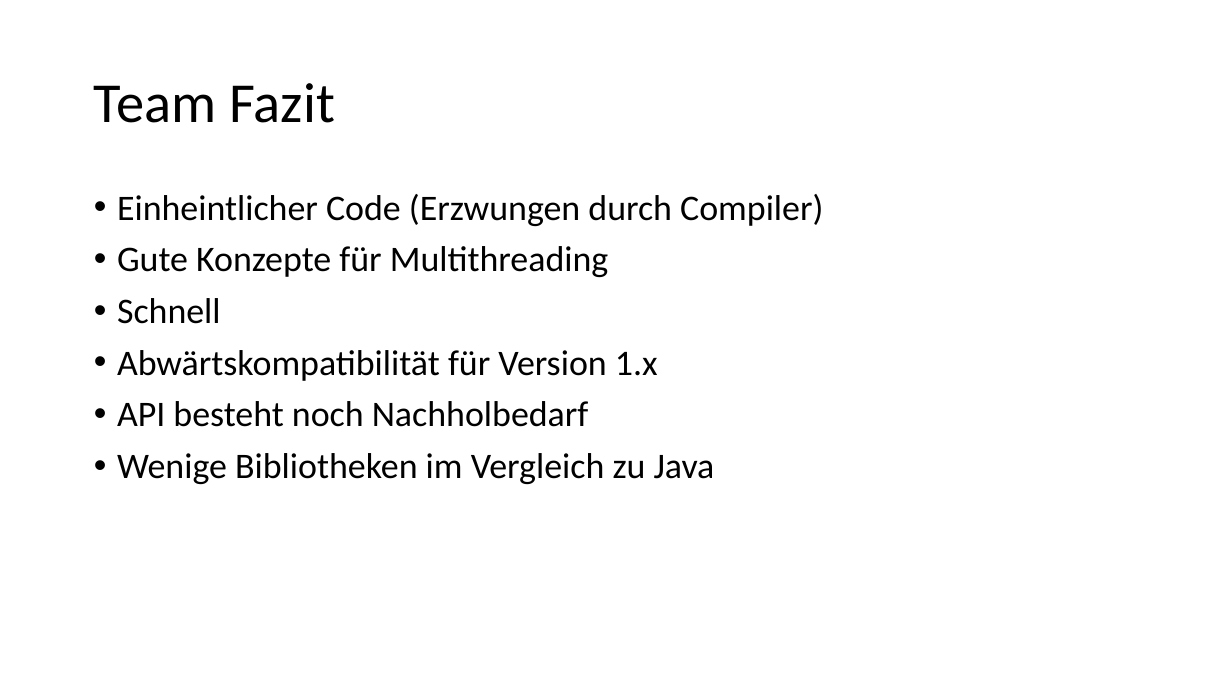
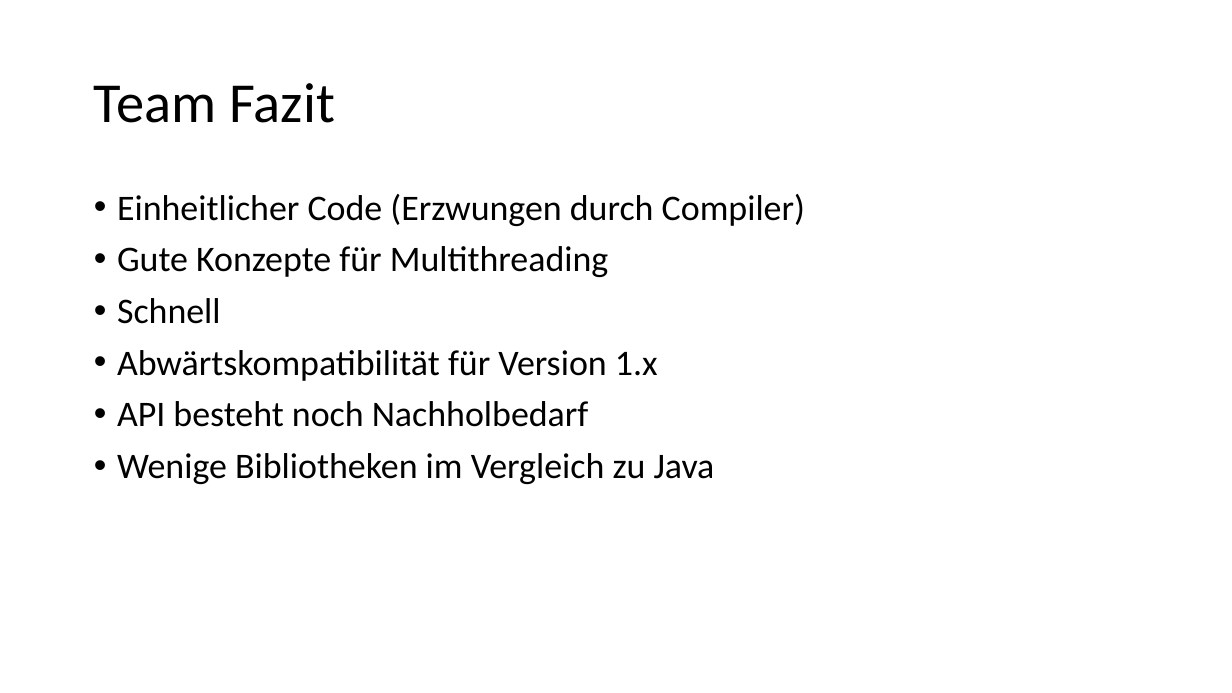
Before and after one commit to WicSan/pcp_go, a slide deck: slide 4 of Go_2018.pptx. Drawn at 1232x693 pixels with LibreOffice and Linux fonts; fonts in the diff are those of the drawing. Boxes give left, top, right and bottom in pixels: in the first picture for what was removed or moved away, otherwise in the second. Text is boxed around its words. In the diff, an @@ line names an element or a change of style, - is before the commit and + after.

Commit message:
added fazit

```diff
--- a/Go_2018.pptx
+++ b/Go_2018.pptx
@@ text at (117, 194, 805, 226): text changed @@
-• Einheintlicher Code (Erzwungen durch Compiler)
+• Einheitlicher Code (Erzwungen durch Compiler)
```
Also in this commit, not shown: 1 other slide changed.
